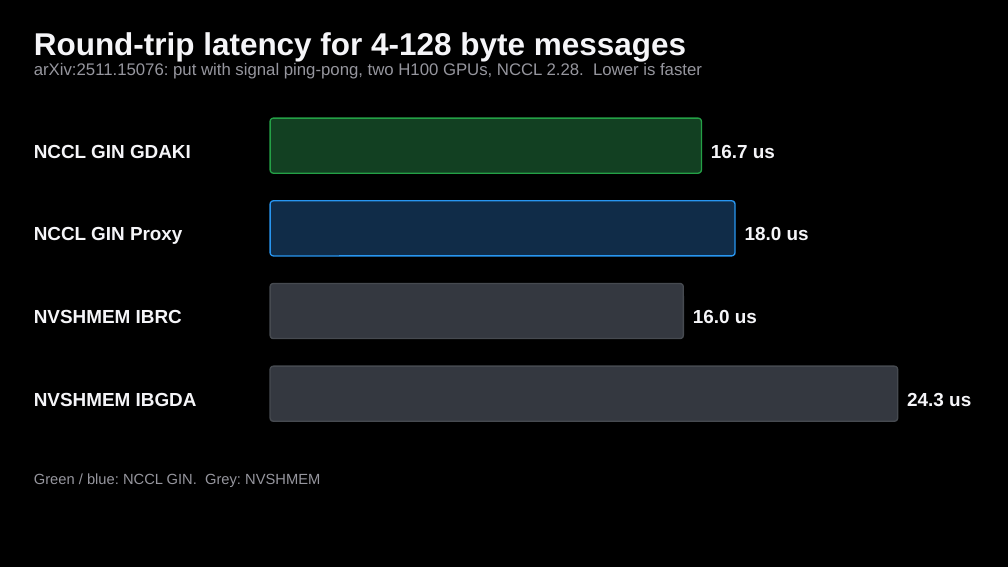
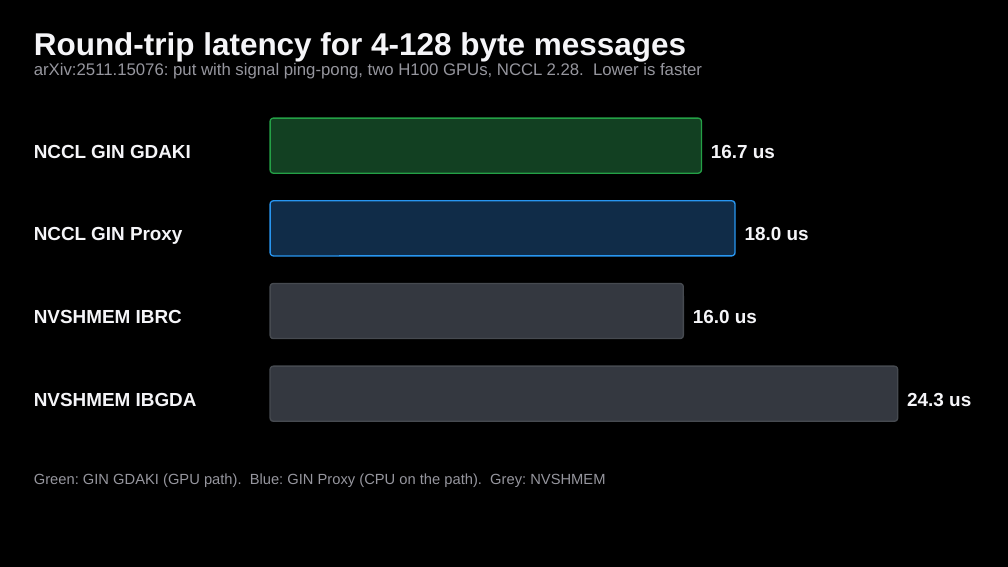
Before and after one commit to littlemex/figures, a slide deck: slide 2 of zenn/articles/8d7fea5568e638/source/gin-figures.pptx. Drawn at 1008x567 pixels with LibreOffice and Linux fonts; fonts in the diff are those of the drawing. Boxes give left, top, right and bottom in pixels: in the first picture for what was removed or moved away, otherwise in the second. Text is boxed around its words. In the diff, an @@ line names an element or a change of style, - is before the commit and + after.

```diff
--- a/zenn/articles/8d7fea5568e638/source/gin-figures.pptx
+++ b/zenn/articles/8d7fea5568e638/source/gin-figures.pptx
@@ text at <box>34,473,605,487</box>: text changed @@
-Green / blue: NCCL GIN. Grey: NVSHMEM
+Green: GIN GDAKI (GPU path). Blue: GIN Proxy (CPU on the path). Grey: NVSHMEM
```
Also in this commit, not shown: 2 other slides changed, 3 other files.
